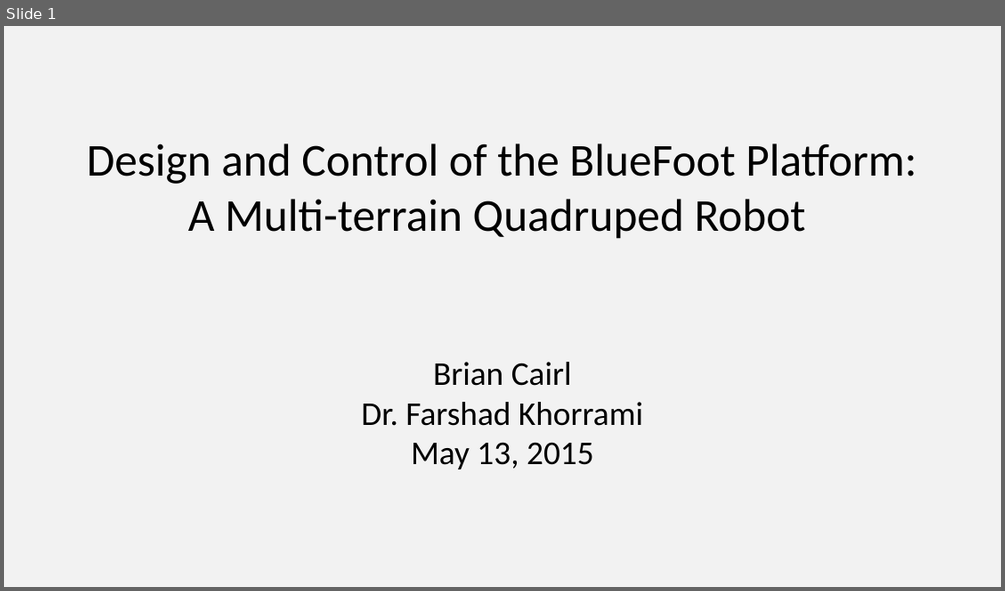
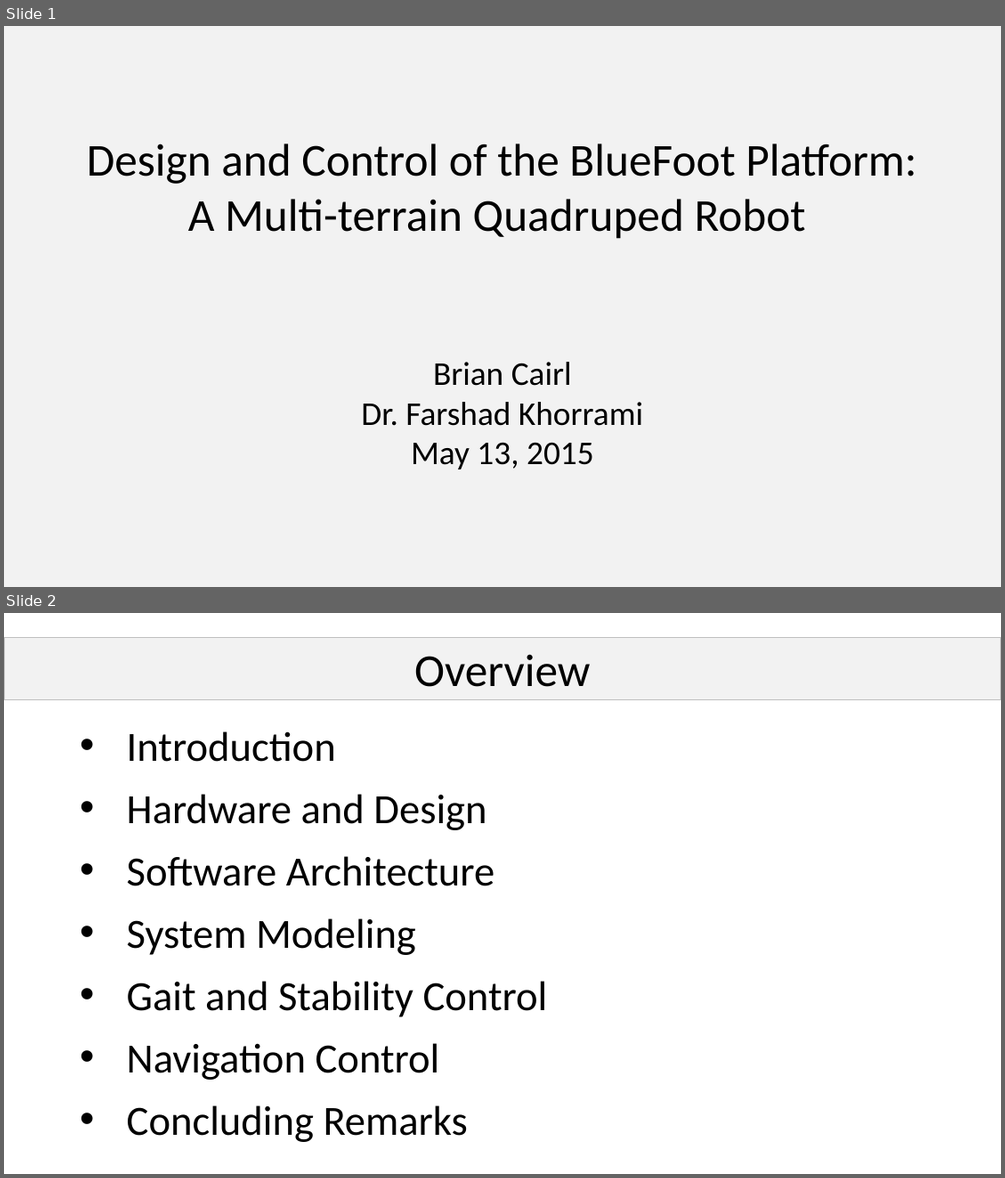
Before and after one commit to bcairl01/Masters-Thesis, a slide deck: presentation/main.pptx. Shown one above the other, each under a label of ours: slide 1 before the commit, slides 1 and 2 after it. The pictures are 1005x591 and 1005x1178 pixels, drawn with LibreOffice and Linux fonts; fonts in the diff are those of the drawing. Boxes give left, top, right and bottom in pixels: in the first picture for what was removed or moved away, otherwise in the second. Text is boxed around its words. In the diff, an @@ line names an element or a change of style, - is before the commit and + after.

```diff
--- a/presentation/main.pptx
+++ b/presentation/main.pptx
@@ slide 2 added at box(4, 613, 1001, 1174), background #FFFFFF @@
@@ rectangle added at box(4, 637, 1001, 699), fill #F2F2F2, outline #BFBFBF 0.75 pt, 44 pt, text #000000 @@
+Overview
@@ text added at box(127, 731, 548, 1142), 40 pt, text #000000 @@
+• Introduction
+• Hardware and Design
+• Software Architecture
+• System Modeling
+• Gait and Stability Control
+• Navigation Control
+• Concluding Remarks
```
Also in this commit, not shown: 1 slide changed, 6 other slides added, 3 other files.
